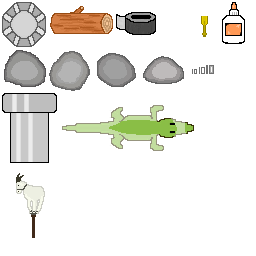
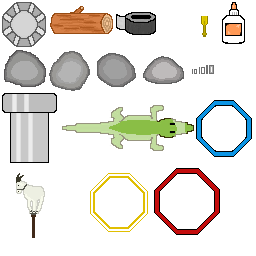
Revision of a layered 256x256 image; what changed, layer by layer:
added layer "Layer 9 copy 2" above "Layer 11" over (90, 173, 148, 232)
added layer "Layer 11" above "Layer 9 copy" over (154, 168, 220, 235)
added layer "Layer 9 copy" above "Layer 1" over (196, 100, 252, 157)
